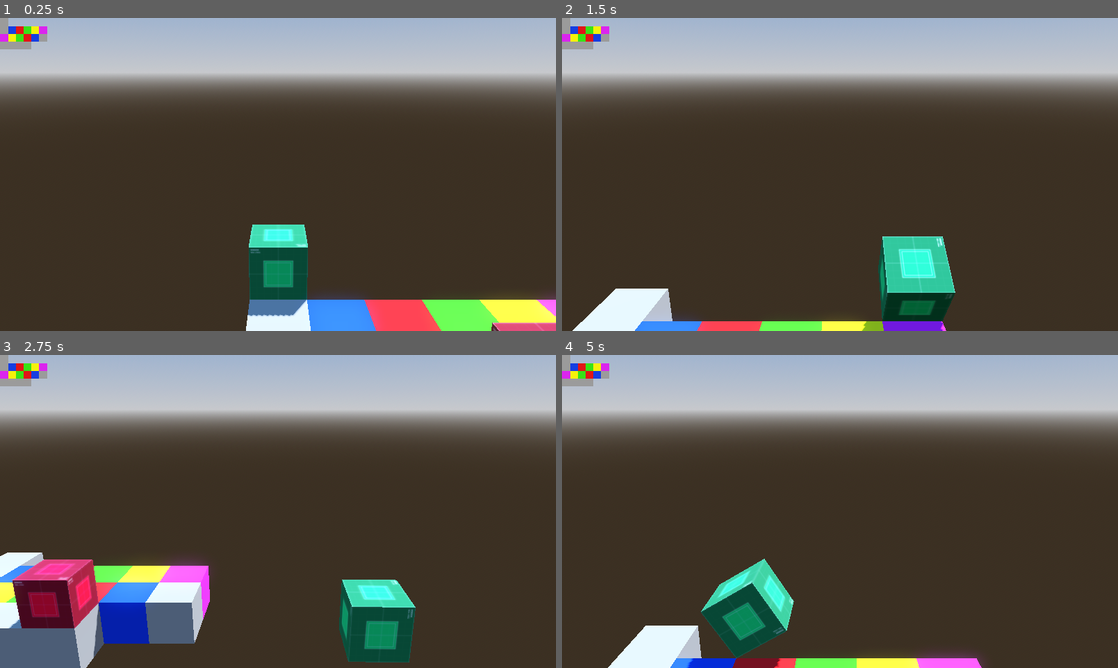
Above: before the commit, frames 1-4 (two rows, left to right).
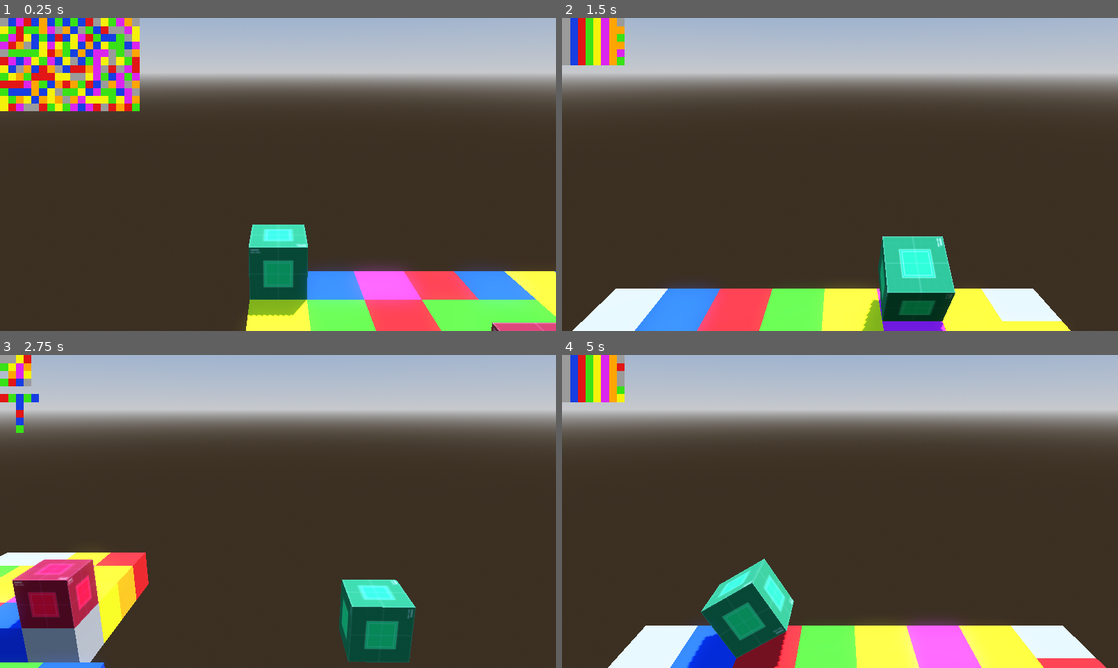
Above: after the commit, the same moments.

Repository: garrettjwilke/cu-on-pa
Game: Godot game, scene res://scenes/3d/game_base.tscn
Two runs of this game, one before a commit and one after it. Both use one fixed random seed, a clock stepped at 60 frames per second and the inputs below.
Inputs:
- Up to frame 1 (0.25 s): no input
- Up to frame 2 (1.5 s): hold D (right) 0.53-1.28 s; tap N (level_next, bound only after the commit) at 0.6, 1.35 s; hold S (back) from 1.28 s (still down)
- Up to frame 3 (2.75 s): release S (back) at 2.03 s; hold D (right) from 2.03 s (still down); tap N (level_next, bound only after the commit) at 2.1 s
- Up to frame 4 (5 s): release D (right) at 2.78 s; hold W (forward) 2.78-3.53 s; tap N (level_next, bound only after the commit) at 2.85, 3.6, 4.35 s; hold A (left) from 3.53 s (still down); tap R (reset, bound only after the commit) at 4.15 s

The runs differ from the first frame. In frame 1, 15% of the frame differs, in the area x 0-100%, y 0-100%; in frame 2, 8.3%; in frame 3, 8.0%; in frame 4, 8.8%.

Commit message:
unified spawns

Diff:
--- /dev/null
+++ b/levels/LEVEL_1.json
@@ -0,0 +1,16 @@
+{
+	"data" : [
+		[8,8,8,8,8,8,8,8,8,8,8,8,8,8,8,8,8,8],
+		[8,8,8,8,8,8,8,8,8,8,8,8,8,8,8,8,8,8],
+		[8,8,8,8,8,8,8,8,8,8,8,8,8,8,8,8,8,8],
+		[8,8,8,8,8,8,8,8,8,8,8,8,8,8,8,8,8,8],
+		[8,8,8,8,8,8,8,8,8,8,8,8,8,8,8,8,8,8],
+		[8,8,8,8,8,8,8,8,8,8,8,8,8,8,8,8,8,8],
+		[8,8,8,8,8,8,8,8,8,8,8,8,8,8,8,8,8,8],
+		[8,8,8,8,8,8,8,8,8,8,8,8,8,8,8,8,8,8],
+		[8,8,8,8,8,8,8,8,8,8,8,8,8,8,8,8,8,8],
+		[8,8,8,8,8,8,8,8,8,8,8,8,8,8,8,8,8,8],
+		[8,8,8,8,8,8,8,8,8,8,8,8,8,8,8,8,8,8],
+		[8,8,8,8,8,8,8,8,8,8,8,8,8,8,8,8,8,8],
+	]
+}
--- /dev/null
+++ b/levels/LEVEL_2.json
@@ -0,0 +1,8 @@
+{
+	"data" : [
+		[8,8,8,8,8,8,8,8,8],
+		[1,2,3,4,5,6,4,3,1],
+		[6,5,4,3,2,2,2,3,1],
+		[1,1,1,1,0,1,3,2,1]
+	]
+}
--- /dev/null
+++ b/levels/LEVEL_3.json
@@ -0,0 +1,10 @@
+{
+	"data" : [
+		[1,2,3,4,5,6,7,8],
+		[1,2,3,4,5,6,7,8],
+		[1,2,3,4,5,6,7,8],
+		[1,2,3,4,5,6,7,8],
+		[1,2,3,4,5,6,7,8],
+		[1,2,3,4,5,6,7,8],
+	]
+}
--- a/project.godot
+++ b/project.godot
@@ -51,3 +51,13 @@
 , Object(InputEventKey,"resource_local_to_scene":false,"resource_name":"","device":-1,"window_id":0,"alt_pressed":false,"shift_pressed":false,"ctrl_pressed":false,"meta_pressed":false,"pressed":false,"keycode":0,"physical_keycode":4194320,"key_label":0,"unicode":0,"echo":false,"script":null)
 ]
 }
+reset={
+"deadzone": 0.5,
+"events": [Object(InputEventKey,"resource_local_to_scene":false,"resource_name":"","device":-1,"window_id":0,"alt_pressed":false,"shift_pressed":false,"ctrl_pressed":false,"meta_pressed":false,"pressed":false,"keycode":0,"physical_keycode":82,"key_label":0,"unicode":114,"echo":false,"script":null)
+]
+}
+level_next={
+"deadzone": 0.5,
+"events": [Object(InputEventKey,"resource_local_to_scene":false,"resource_name":"","device":-1,"window_id":0,"alt_pressed":false,"shift_pressed":false,"ctrl_pressed":false,"meta_pressed":false,"pressed":false,"keycode":0,"physical_keycode":78,"key_label":0,"unicode":110,"echo":false,"script":null)
+]
+}
--- a/scripts/base_2d.gd
+++ b/scripts/base_2d.gd
@@ -1,6 +1,4 @@
 extends Node2D
 
-var LEVEL_MATRIX = hmls.LEVEL_1
-
 func _ready():
-	hmls.update_tiles(LEVEL_MATRIX, 0, 0, "2d")
+	hmls.update_tiles("2d")
--- a/scripts/base_3d.gd
+++ b/scripts/base_3d.gd
@@ -3,10 +3,9 @@
 var cam_offset = Vector3(0, 4, 6)
 var cam_speed = 4.0
 
-var LEVEL_MATRIX = hmls.LEVEL_1
-
 func _ready():
-	hmls.update_tiles(LEVEL_MATRIX, 0, 0, "3d")
+	hmls.update_tiles("3d")
+	#hmls.update_tiles("3d", "add")
 
 func _process(delta):
 	$Camera3D.position = lerp($Camera3D.position, $Cube.position + cam_offset, cam_speed * delta)
--- a/scripts/cube_3d.gd
+++ b/scripts/cube_3d.gd
@@ -7,7 +7,7 @@
 var speed = 6.0
 var rolling = false
 
-func _physics_process(delta):
+func _physics_process(_delta):
 	var forward = Vector3.FORWARD
 	if Input.is_action_pressed("forward"):
 		roll(forward)
@@ -17,7 +17,11 @@
 		roll(forward.cross(Vector3.UP))
 	if Input.is_action_pressed("left"):
 		roll(-forward.cross(Vector3.UP))
-
+	if Input.is_action_just_pressed("reset"):
+		hmls.update_tiles("reset")
+	if Input.is_action_just_pressed("level_next"):
+		hmls.update_level()
+		hmls.update_tiles("reset")
 func roll(dir):
 	# Do nothing if we're currently rolling.
 	if rolling:
--- a/scripts/hmls.gd
+++ b/scripts/hmls.gd
@@ -1,5 +1,6 @@
 extends Node
 
+# set colors
 var COLOR_BLANK = "#9B9B9B"
 var COLOR_BLUE = "#163ee2"
 var COLOR_RED = "#e21616"
@@ -7,54 +8,118 @@
 var COLOR_YELLOW = "#f5f10b"
 var COLOR_PURPLE = "#db25ee"
 var COLOR_ORANGE = "#fea500"
-var TILE_SIZE = 16
 
+# set the tile size for the 2d tiles
+var TILE_SIZE_2D = 16
+
+# this will get set with the level data later
+var LEVEL_MATRIX = []
+# every time a tile is spawned, this NODE_COUNTER goes up
 var NODE_COUNTER = 0
 
-var LEVEL_0 = [
-	[0, 1, 2, 3],
-	[4, 5, 6, 7],
-	[0, 7, 6, 5],
-	[4, 3, 2, 1],
-]
+# to transfer the 3d level to 2d, we keep track of the CURRENT_LEVEL
+var CURRENT_LEVEL = []
+func reset_current_level():
+	CURRENT_LEVEL = []
 
-var LEVEL_1 = [
-	[1, 0, 0, 0, 0, 0],
-	[1, 2, 3, 4, 5, 6],
-	[6, 5, 4, 3, 2, 1],
-	[1, 1 ,1, 1, 0, 0],
-]
+# the 'new_rng_number' is created every time the 'rng()' function is run
+var new_rng_number = 0
+var rng_seed = "hmls test"
+func update_rng_seed(new_seed):
+	rng_seed = new_seed
 
-func tile_spawn(LEVEL_MATRIX, x, y, MODE):
-	var CURRENT_TILE
+# keep track of all the nodes that are spawned
+var mesh_spawn_names = []
+func update_mesh_spawn_names(mesh_name):
+	if mesh_name == "!!delete":
+		mesh_spawn_names = []
+	else:
+		mesh_spawn_names.append(mesh_name)
+
+# RNG number generator
+func rng(MIN, MAX):
+	new_rng_number += 1
+	var number = RandomNumberGenerator.new()
+	var new_seed = str(rng_seed + str(new_rng_number)).hash()
+	number.randomize()
+	number.set_seed(new_seed)
+	number = number.randi_range(MIN, MAX)
+	return number
+
+# if there is no level to load, it will load this
+func default_level():
+	var LEVEL_DEFAULT = [
+		[rng(1,7),rng(1,7),rng(1,7),rng(1,7)],
+		[4,5,6,7],
+		[0,7,6,5],
+		[4,3,2,1],
+		[0,0,0,0],
+		[rng(2,7),rng(2,7),rng(2,7),rng(2,7),rng(2,7)],
+		[0,0,rng(2,7),0,0],
+		[0,0,rng(2,7),0,0],
+		[0,0,rng(2,7),0,0],
+		[0,0,rng(2,7),0,0],
+	]
+	return LEVEL_DEFAULT
+
+# starting level
+var LEVEL = 0
+func update_level():
+	LEVEL += 1
+
+# this will return COLOR and NAME
+func get_color(cell):
 	var COLOR
 	var NAME
-	match LEVEL_MATRIX[y][x]:
-		0:
-			return
-		1:
+	var NEW_CELL = cell
+	match str(cell):
+		"0":
+			COLOR = "null"
+			NAME = "null"
+		"1":
 			COLOR = COLOR_BLANK
 			NAME = "blank"
-		2:
+		"2":
 			COLOR = COLOR_BLUE
 			NAME = "blue"
-		3:
+		"3":
 			COLOR = COLOR_RED
 			NAME = "red"
-		4:
+		"4":
 			COLOR = COLOR_GREEN
 			NAME = "green"
-		5:
+		"5":
 			COLOR = COLOR_YELLOW
 			NAME = "yellow"
-		6:
+		"6":
 			COLOR = COLOR_PURPLE
 			NAME = "purple"
-		7:
+		"7":
 			COLOR = COLOR_ORANGE
 			NAME = "orange"
+		"8":
+			NEW_CELL = rng(1,7)
+			COLOR = get_color(NEW_CELL)[0]
+			NAME = "rng"
 		_:
-			return
+			COLOR = "null"
+			NAME = "null"
+	return [COLOR, NAME, NEW_CELL]
+
+# this will spawn after the update_tiles() is ran
+func tile_spawn(x, y, MODE, cell):
+	var CURRENT_TILE
+	var DATA = get_color(cell)
+	var COLOR = DATA[0]
+	# if the cell is set to RNG, then set the LEVEL_MATRIX to the new RNG number
+	if cell == 8:
+		LEVEL_MATRIX[y][x] = DATA[2]
+	# set the NAME based on the get_color function
+	var NAME = DATA[1]
+	# set the CURRENT_LEVEL so the 2d view can update later
+	CURRENT_LEVEL = LEVEL_MATRIX
+	if COLOR == "null":
+		return
 	# add the tile if valid
 	NODE_COUNTER += 1
 	if MODE == "3d":
@@ -66,26 +131,53 @@
 		CURRENT_TILE.position = Vector3(x, -0.5, y)
 	if MODE == "2d":
 		CURRENT_TILE = ColorRect.new()
-		CURRENT_TILE.size = Vector2(TILE_SIZE, TILE_SIZE)
-		CURRENT_TILE.position = Vector2(x * TILE_SIZE, y * TILE_SIZE)
+		CURRENT_TILE.size = Vector2(TILE_SIZE_2D, TILE_SIZE_2D)
+		CURRENT_TILE.position = Vector2(x * TILE_SIZE_2D, y * TILE_SIZE_2D)
 		CURRENT_TILE.color = COLOR
 	CURRENT_TILE.name = str(MODE, "_", NAME, "_", NODE_COUNTER)
-	self.add_child(CURRENT_TILE)
+	add_child(CURRENT_TILE)
+	update_mesh_spawn_names(CURRENT_TILE.name)
 
-func update_tiles(LEVEL_MATRIX, x, y, MODE):
-	for row in LEVEL_MATRIX:
-		for cell in row:
-			tile_spawn(LEVEL_MATRIX, x, y, MODE)
-			x += 1
-		x = 0
-		y += 1
-	NODE_COUNTER = 0
+# this is the first function to run to spawn tiles
+func update_tiles(MODE):
+	var x = 0
+	var y = 0
+	# check if the level exists and load it as LEVEL_MATRIX
+	var LEVEL_STRING = str("res://levels/LEVEL_", LEVEL, ".json")
+	if not FileAccess.file_exists(LEVEL_STRING):
+		LEVEL_MATRIX = default_level()
+		LEVEL = 0
+	else:
+		var file = FileAccess.open(LEVEL_STRING, FileAccess.READ)
+		var data = JSON.parse_string(file.get_as_text())
+		if data.has("data"):
+			LEVEL_MATRIX = data.data
+	# if reset, then delete all nodes and update_tiles for 3d and 2d
+	if MODE == "reset":
+		for i in mesh_spawn_names:
+			remove_child(get_node(str(i)))
+		update_mesh_spawn_names("!!delete")
+		CURRENT_LEVEL = []
+		update_tiles("2d")
+		update_tiles("3d")
+	else:
+		# if the CURRENT_LEVEL is not empty, set last LEVEL_MATRIX
+		if CURRENT_LEVEL != []:
+			LEVEL_MATRIX = CURRENT_LEVEL
+			# set CURRENT_LEVEL to empty
+			CURRENT_LEVEL = []
+		# spawn individual tiles
+		for row in LEVEL_MATRIX:
+			for cell in row:
+				tile_spawn(x, y, MODE, cell)
+				x += 1
+			x = 0
+			y += 1
+		NODE_COUNTER = 0
 
-# Called when the node enters the scene tree for the first time.
 func _ready():
-	pass # Replace with function body.
-
+	update_level()
 
 # Called every frame. 'delta' is the elapsed time since the previous frame.
-func _process(delta):
+func _process(_delta):
 	pass
